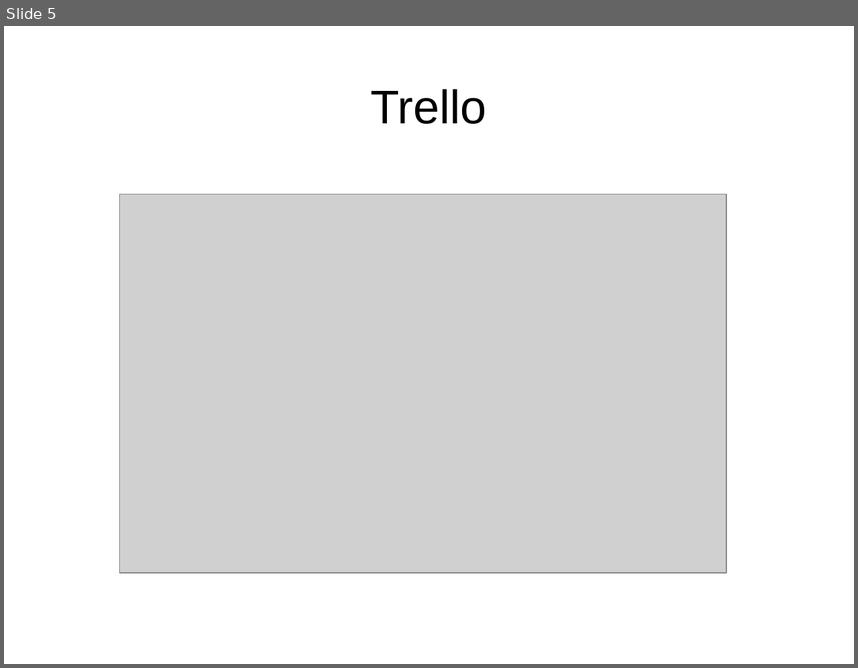
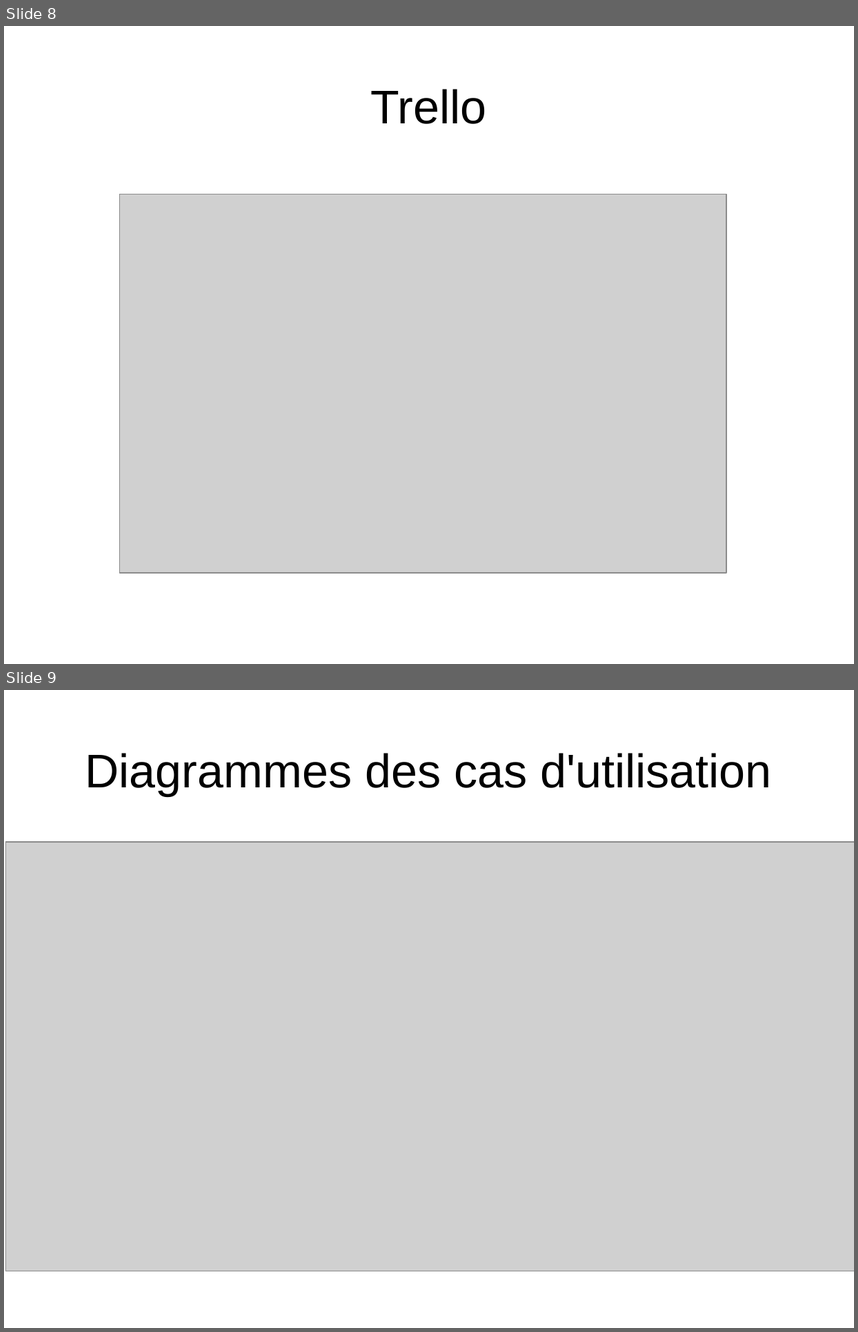
Before and after one commit to Wathil/POECNews, a slide deck: presentation.odp. Shown one above the other, each under a label of ours: slide 5 before the commit, slides 8 and 9 after it. The pictures are 858x668 and 858x1332 pixels, drawn with LibreOffice and Linux fonts; fonts in the diff are those of the drawing; grey boxes stand for pictures. Boxes give left, top, right and bottom in pixels: in the first picture for what was removed or moved away, otherwise in the second. Text is boxed around its words. In the diff, an @@ line names an element or a change of style, - is before the commit and + after.

```diff
--- a/presentation.odp
+++ b/presentation.odp
@@ slide 9 added at <box>4,690,854,1328</box>, background #FFFFFF @@
@@ title added at <box>85,753,771,796</box>, 44 pt, text #000000 @@
+Diagrammes des cas d'utilisation
@@ picture added at <box>5,842,854,1271</box> @@
@@ what was slide 5 is now slide 8 @@
```
Also in this commit, not shown: 2 slides changed, 4 other slides added, 1 slide removed.
